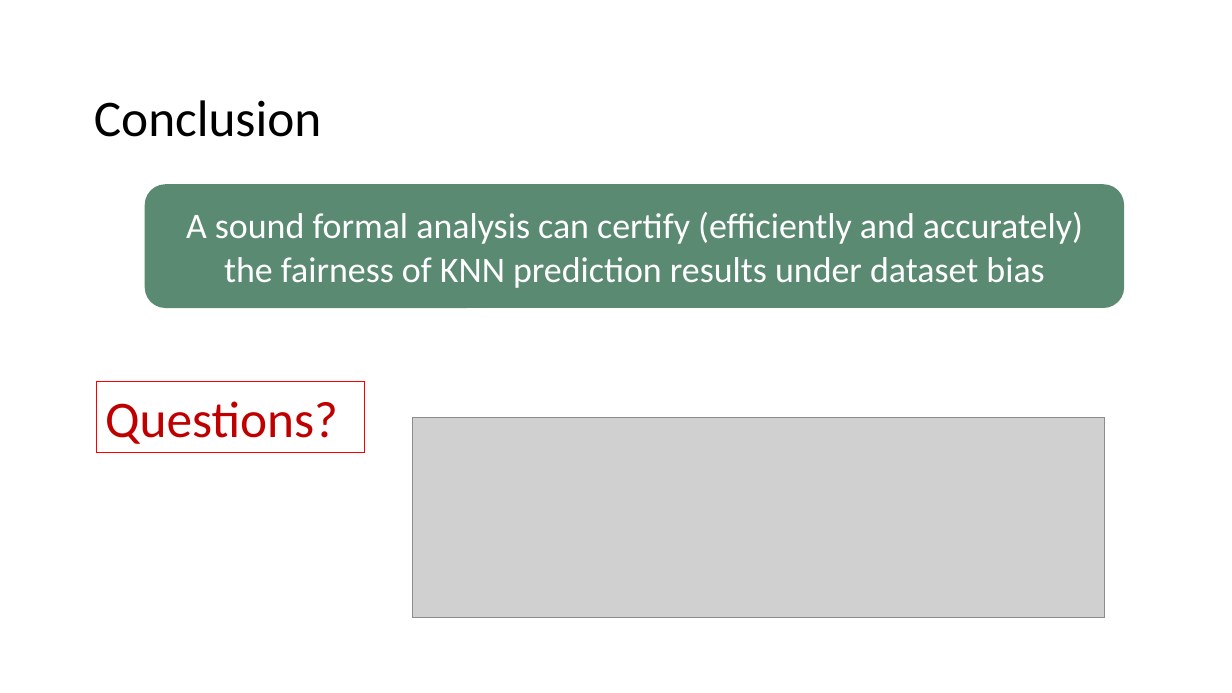
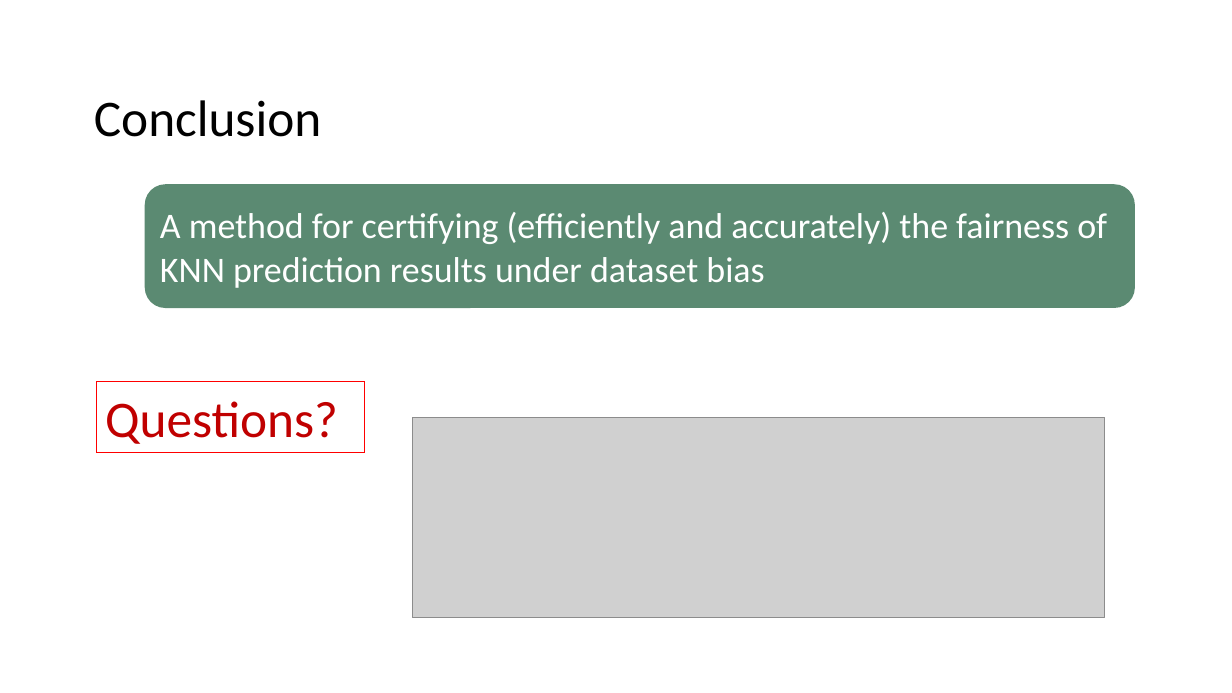
Before and after one commit to chaowang-vt/chaowang-vt.github.io, a slide deck: slide 33 of pubDOC/2023_07_CAV_KNNfair.pptx. Drawn at 1232x693 pixels with LibreOffice and Linux fonts; fonts in the diff are those of the drawing; grey boxes stand for pictures. Boxes give left, top, right and bottom in pixels: in the first picture for what was removed or moved away, otherwise in the second. Text is boxed around its words. In the diff, an @@ line names an element or a change of style, - is before the commit and + after.

```diff
--- a/pubDOC/2023_07_CAV_KNNfair.pptx
+++ b/pubDOC/2023_07_CAV_KNNfair.pptx
@@ rounded rectangle "A method for certifying (efficiently ...": place and size @@
-rounded rectangle "A method for certifying (efficiently ..." at (145, 184, 1125, 308)
+rounded rectangle "A method for certifying (efficiently ..." at (145, 184, 1136, 308)
@@ text in rounded rectangle at (160, 212, 1107, 288): text changed @@
-A sound formal analysis can certify (efficiently and accurately) the fairness of KNN prediction results under dataset bias
+A method for certifying (efficiently and accurately) the fairness of KNN prediction results under dataset bias
```
Also in this commit, not shown: 8 other slides changed, 1 other file.
